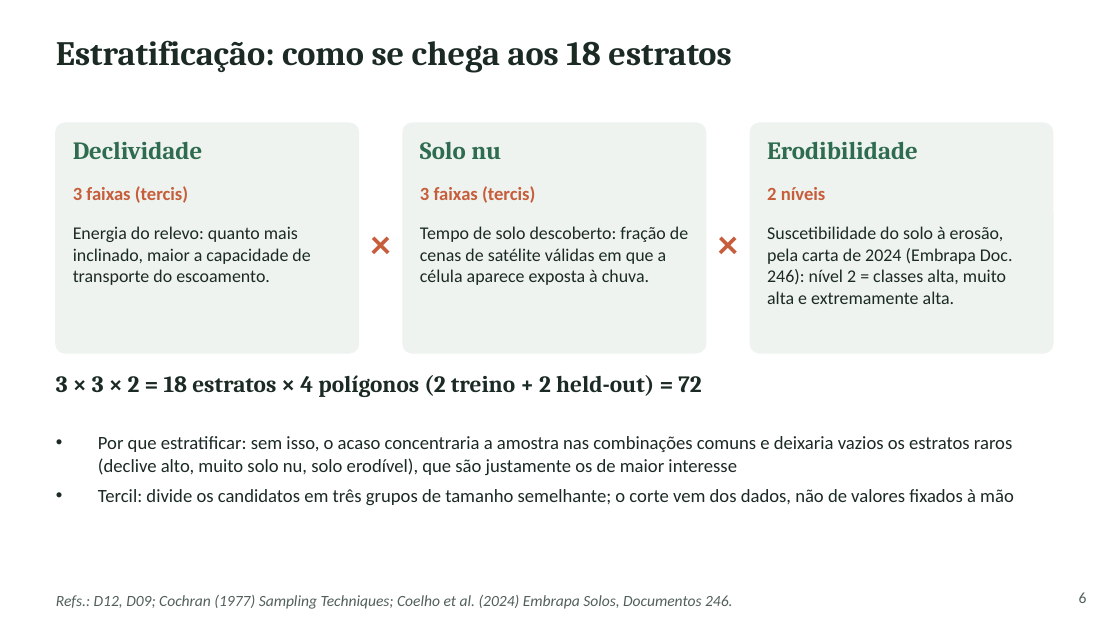
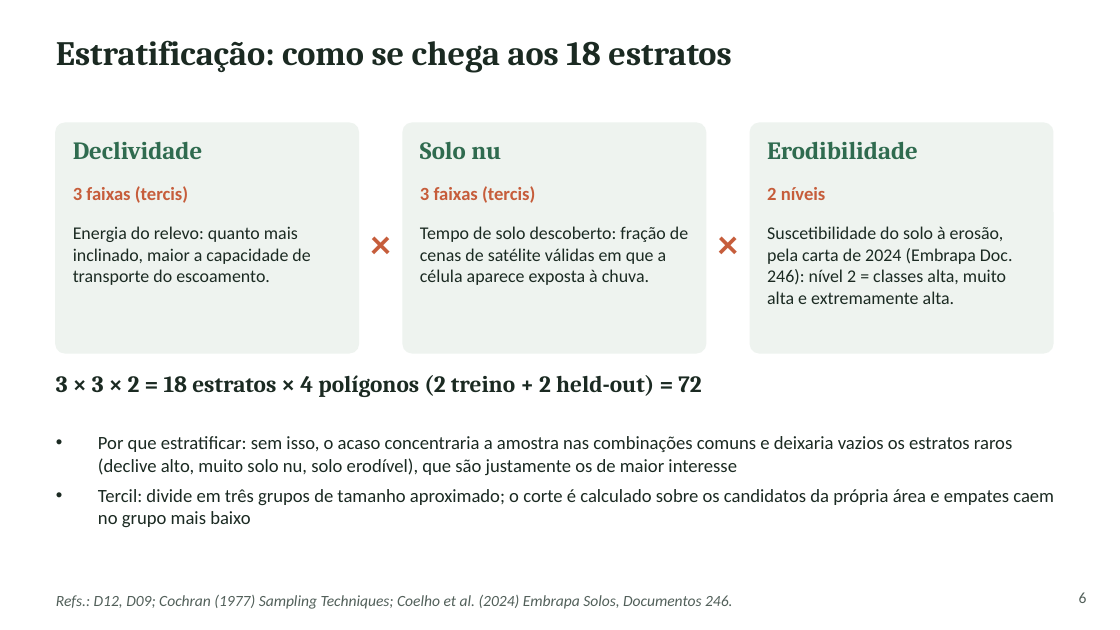
Before and after one commit to RedZardoz/localizador-erosao-v02, a slide deck: slide 6 of docs/Apresentacao_SAREL_Plataforma_Metodo_Desafios.pptx. Drawn at 1120x630 pixels with LibreOffice and Linux fonts; fonts in the diff are those of the drawing. Boxes give left, top, right and bottom in pixels: in the first picture for what was removed or moved away, otherwise in the second. Text is boxed around its words. In the diff, an @@ line names an element or a change of style, - is before the commit and + after.

```diff
--- a/docs/Apresentacao_SAREL_Plataforma_Metodo_Desafios.pptx
+++ b/docs/Apresentacao_SAREL_Plataforma_Metodo_Desafios.pptx
@@ text at bbox=[98, 489, 1054, 527]: text changed @@
-• Tercil: divide os candidatos em três grupos de tamanho semelhante; o corte vem dos dados, não de valores fixados à mão
+• Tercil: divide em três grupos de tamanho aproximado; o corte é calculado sobre os candidatos da própria área e empates caem no grupo mais baixo
```
